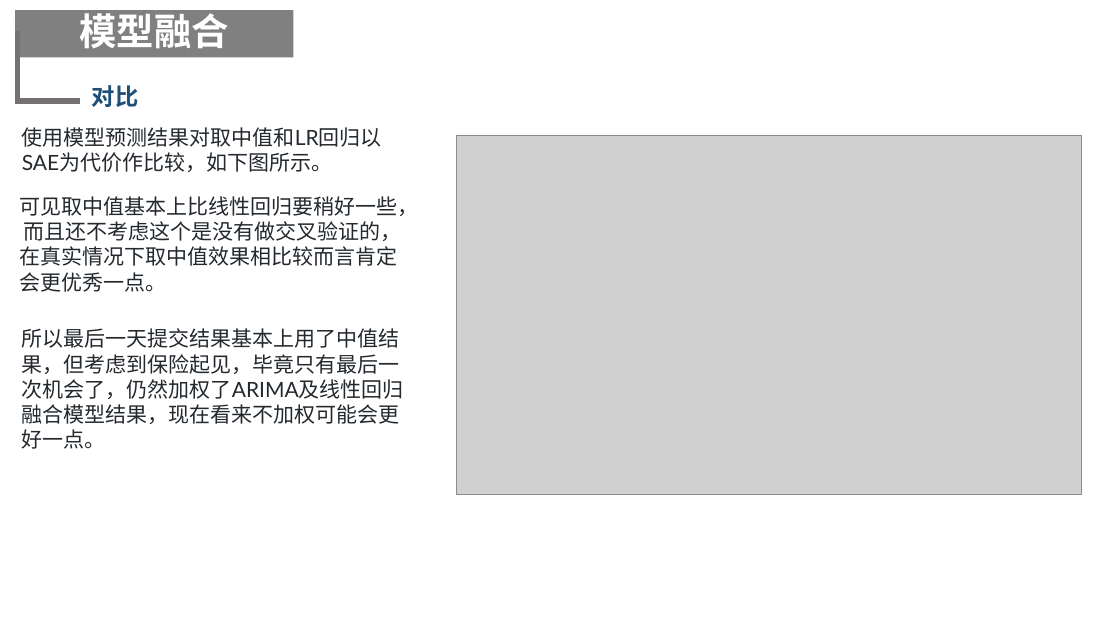
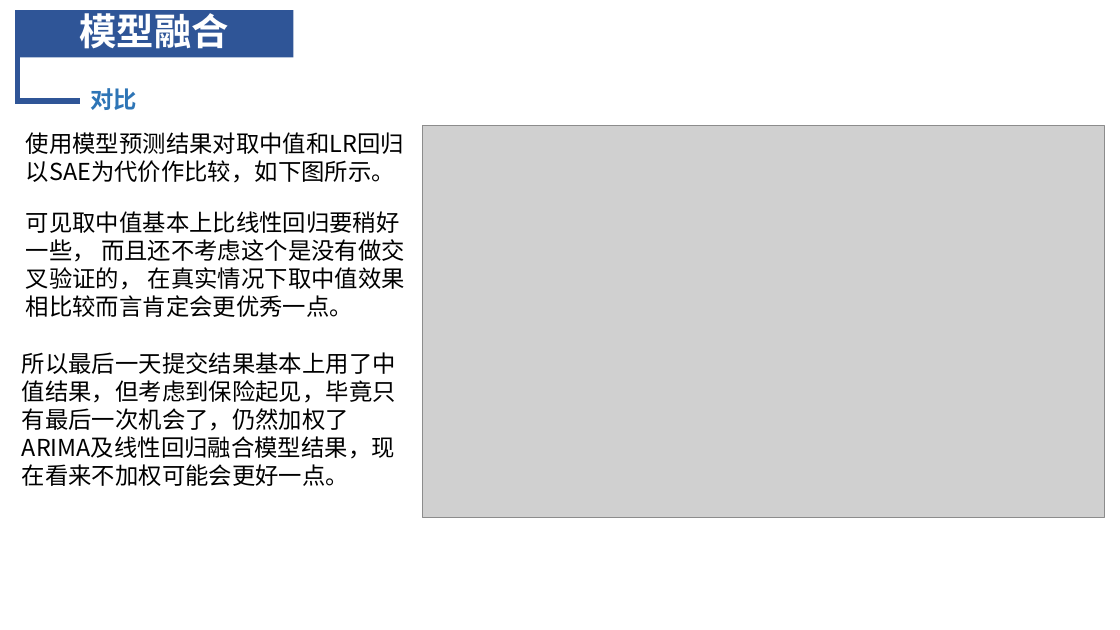
Before and after one commit to lvniqi/tianchi_power, a slide deck: slide 27 of presentation.pptx. Drawn at 1120x630 pixels with LibreOffice and Linux fonts; fonts in the diff are those of the drawing; grey boxes stand for pictures; background and template pictures are left out. Boxes give left, top, right and bottom in pixels: in the first picture for what was removed or moved away, otherwise in the second. Text is boxed around its words. In the diff, an @@ line names an element or a change of style, - is before the commit and + after.

```diff
--- a/presentation.pptx
+++ b/presentation.pptx
@@ rectangle "模型融合" at [15,10,293,57]: fill #808080 to #2F5597 @@
@@ elbow line (18, 31) - (80, 101): stroke #767171 4.5 pt to #2F5597 4.5 pt @@
@@ text "对比" at [90,88,137,110]: text colour #1F4E79 to #2E75B6; line spacing 0.9 to 1; vertical alignment middle to top @@
@@ picture: place and size @@
-picture at [457,135,1082,495]
+picture at [423,125,1104,518]
@@ text "可见取中值基本上比线性回归要稍好一些， 而且还不考虑这个是没有做交叉验证的， 在真实情况下取中值效果相比较而言肯定会更优 ...": place and size @@
-text "可见取中值基本上比线性回归要稍好一些， 而且还不考虑这个是没有做交叉验证的， 在真实情况下取中值效果相比较而言肯定会更优 ..." at [19,196,418,292]
+text "可见取中值基本上比线性回归要稍好一些， 而且还不考虑这个是没有做交叉验证的， 在真实情况下取中值效果相比较而言肯定会更优 ..." at [26,211,405,317]
@@ size 18 to 20 pt, font Lato to Noto Sans CJK SC, text colour #24292E to #000000 in 3 elements at [26,132,404,183], [26,211,405,317], [22,352,396,486] @@
@@ text "所以最后一天提交结果基本上用了中值结果，但考虑到保险起见，毕竟只有最后一次机会了，仍然加权了ARIMA及线性回归融合模型 ...": place and size @@
-text "所以最后一天提交结果基本上用了中值结果，但考虑到保险起见，毕竟只有最后一次机会了，仍然加权了ARIMA及线性回归融合模型 ..." at [22,328,404,449]
+text "所以最后一天提交结果基本上用了中值结果，但考虑到保险起见，毕竟只有最后一次机会了，仍然加权了ARIMA及线性回归融合模型 ..." at [22,352,396,486]
```
Also in this commit, not shown: 27 other slides changed.
